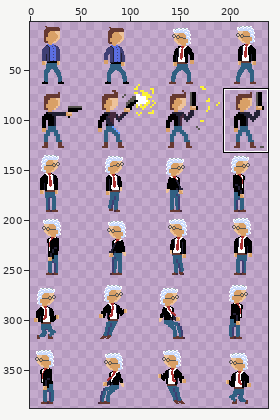
One commit to this sprite sheet: assets/forrest/michel.png. The first picture is a wide view before the edit; the outline marks the close-up.
Close-up. The starting point:
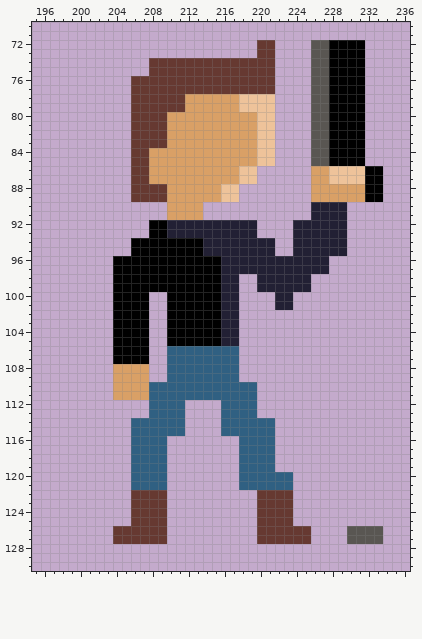
The file is 256x512 pixels. Shown: x 195..236, y 70..130. The wide view leaves out empty margins. The commit also changed other parts of the picture, which this record leaves out.
After the commit:
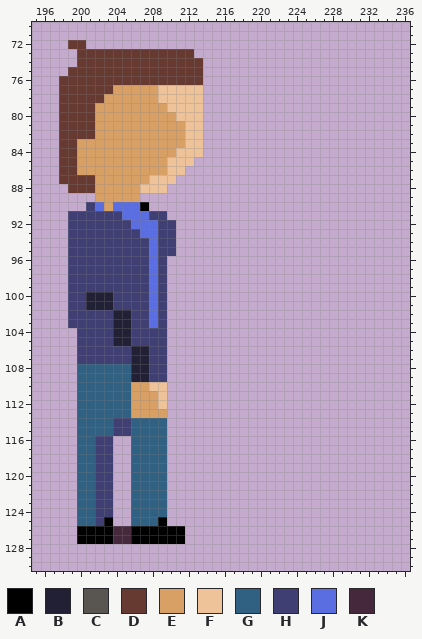
Palette (. is transparent): A #000000  B #222034  C #595652  D #663931  E #d9a066  F #eec39a  G #306082  H #3f3f74  J #5b6ee1  K #45283c
From old to new:
Changed rows in their new state; - is an unchanged pixel.
first column x 198:
 72 -DD-------------------..----......--
 73 --DDDDDDDDDDDDD-------..----......--
 74 --DDDDDDDD------........----......--
 75 -DDDDDDDDD------........----......--
 76 DDDDDDDD--------........----......--
 77 DDDDDDEEEEEFFFFF........----......--
 78 DDDDDEEEEEEFFFFF........----......--
 79 DDDDEEEEEEEEFFFF........----......--
 80 DDDDEEEEEEEE-FFF........----......--
 81 DDDDEEEEEEEE--FF........----......--
 82 DDDDEEEEEEEE--FF........----......--
 83 DDEEEEEEEEEE--FF........----......--
 84 DDEEEEEEEE---FFF........----......--
 85 DDEEEEEEEE--FFF.........----......--
 86 DDEEEEEEEE--FF........------........
 87 DDDDEEEEEEFFF.........------........
 88 -DDDEEEEEFFF........--------........
 89 ----EEEEE...........--------........
 90 ---HJEJJJA--....------------....----
 91 -HHHHHHJJJHH....------------....----
 92 -HHHHHHHJJJHH.........----......----
 93 -HHHHHHHHJJHH.........----......----
 94 -HHHHHHHHHJHH...........--......----
 95 -HHHHHHHHHJHH...........--......----
 96 -HHHHHHHHHJH..................------
 97 -HHHHHHHHHJH..................------
 98 -HHHHHHHHHJH........--......--------
 99 -HHHHHHHHHJH........--......--------
100 -HHBBBHHHHJH........----..----------
101 -HHBBBHHHHJH........----..----------
102 -HHHHHBBHHJH........----------------
103 -HHHHHBBHHJH........----------------
104 --HHHHBBHHHH........----------------
105 --HHHHBBHHHH........----------------
106 --HHHHHHBBHH........----------------
107 --HHHHHHBBHH........----------------
108 --GGGGGGBBHH........----------------
109 --GGGGGGBBHH........----------------
110 --GGGGGG--FF..........--------------
111 --GGGGGG--EF..........--------------
112 --GGGGGGEEEF..----....--------------
113 --GGGGGGEEEE..----....--------------
114 --GGGGHH----..----......------------
115 --GGGGHH----..----......------------
116 --GGHH--------------....------------
117 --GGHH--------------....------------
118 --GGHH--------------....------------
119 --GGHH--------------....------------
120 --GGHH--------------......----------
121 --GGHH--------------......----------
122 --GGHH--GGGG----------....----------
123 --GGHH--GGGG----------....----------
124 --GGHH--GGGG----------....----------
125 --GGHA--GGGA----------....----------
126 --AAAAKKAAAAAA--------......----....
127 --AAAAKKAAAAAA--------......----....
Boxes around the changes in both close-ups, in picture pixels (x1, y1, x2, y2):
changed: (59, 40, 383, 544)
